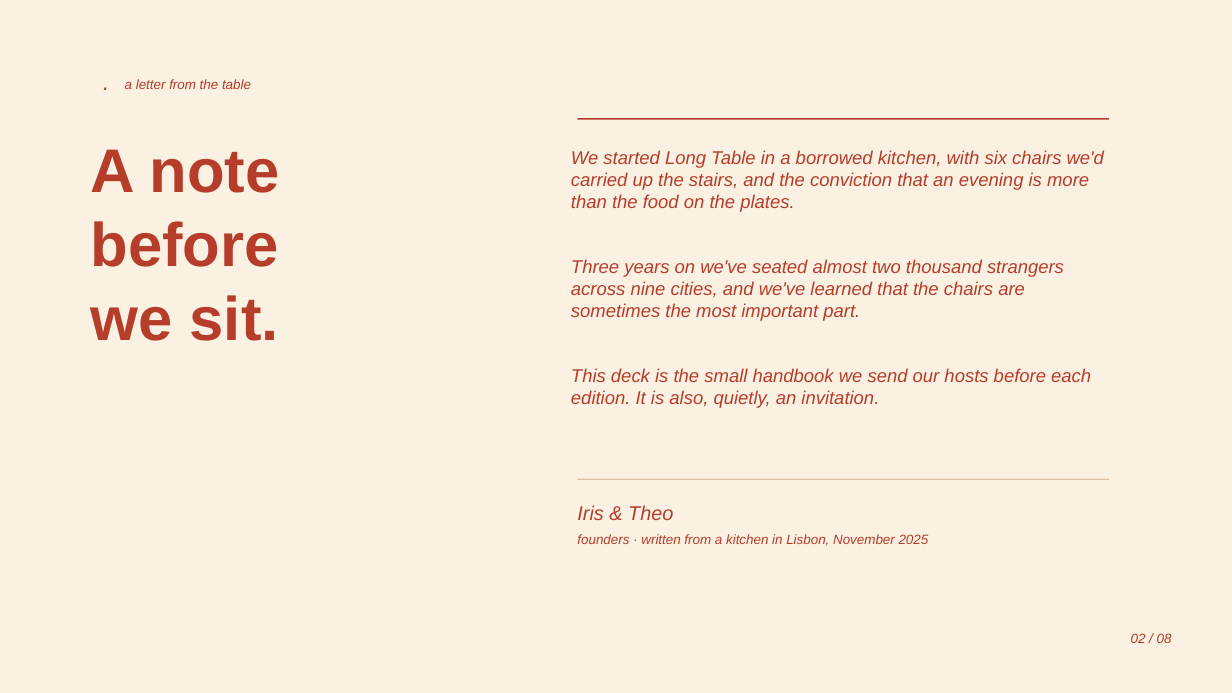
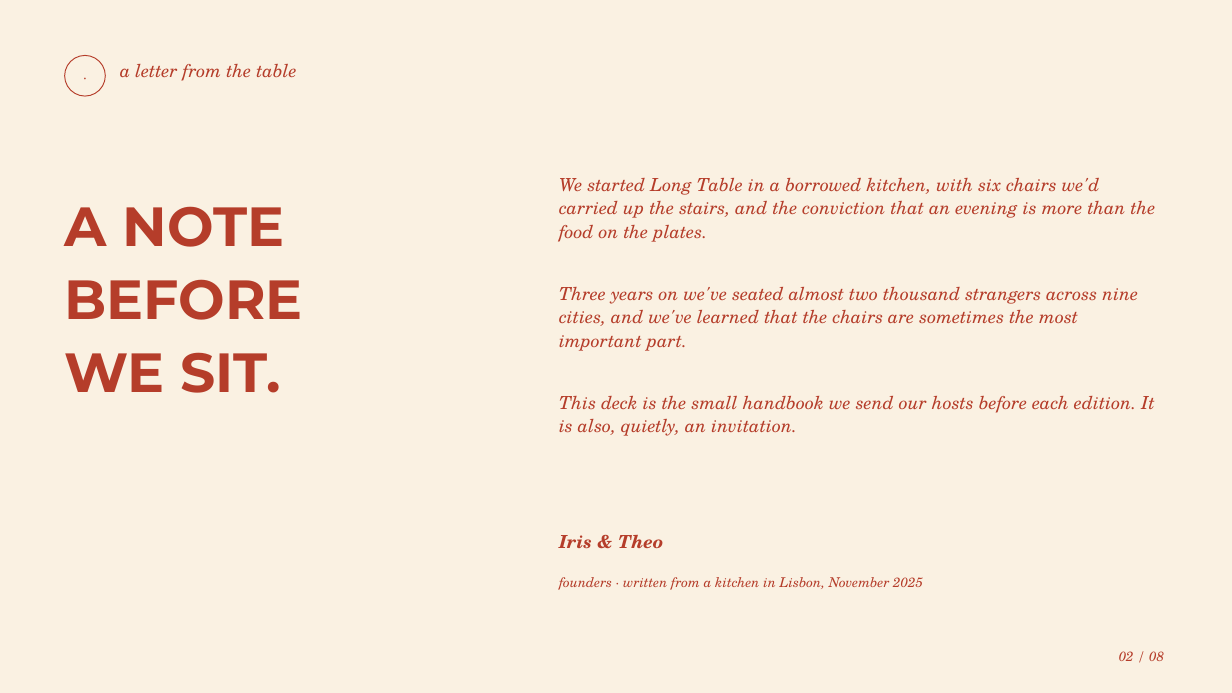
Before and after one commit to hustcer/pptx-nova, a slide deck: slide 2 of pptx-nova/assets/examples/long-table/deck.pptx. Drawn at 1232x693 pixels with LibreOffice and Linux fonts; fonts in the diff are those of the drawing. Boxes give left, top, right and bottom in pixels: in the first picture for what was removed or moved away, otherwise in the second. Text is boxed around its words. In the diff, an @@ line names an element or a change of style, - is before the commit and + after.

Commit message:
feat(pptx-nova): migrate Long Table to registered design contracts
- Replace the fixed generator with a 2.0 contract, intent, and registered
  execution family covering eight roles and fifteen bounded layouts.
- Add capacity checks, complete plans, native table readback, owned badge
  and capsule text, projected schemas, and focused regression coverage.
- Validate 45 canonical pages, six PowerPoint save/reopen cases, and four
  representative native edits; bind final outputs to reviewed candidates.
- Retire the old showcase and 41-issue baseline, publish candidate metadata,
  and document font, texture, table synchronization, and host boundaries.
- Clarify texture parity and dynamic slot capacity in deckkit-maker guidance;
  isolate readiness test fixtures from bundled catalog promotion state.

Validation:
- Repository tests: 514 passed, 38 opt-in integration tests skipped.
- Contract family regressions: 58 passed; shared benchmark: 19 cases passed.
- Long Table benchmark, required-live candidate readiness, slot consistency,
  projection checks, smoke, and strict public audit passed.
- Showcase regeneration check produced no differences.

```diff
--- a/pptx-nova/assets/examples/long-table/deck.pptx
+++ b/pptx-nova/assets/examples/long-table/deck.pptx
@@ ellipse "·": place and size @@
-ellipse "·" at [92, 72, 118, 98]
+ellipse "·" at [65, 55, 105, 96]
@@ ellipse "·" at [65, 55, 105, 96]: size 18 to 11 pt, font Arial to TeX Gyre Schola; line spacing 1 to 1.1; vertical alignment top to middle; outline none to #B53D2A 0.75 pt @@
@@ text "a letter from the table": place and size @@
-text "a letter from the table" at [125, 79, 251, 89]
+text "a letter from the table" at [120, 64, 297, 80]
@@ text "a letter from the table" at [120, 64, 297, 80]: size 10.5 to 14 pt, font Arial to TeX Gyre Schola; line spacing 1 to 1.1 @@
@@ rectangle removed at [578, 118, 1109, 119] @@
@@ text "We started Long Table in ...": place and size @@
-text "We started Long Table in ..." at [571, 150, 1104, 212]
+text "We started Long Table in ..." at [559, 178, 1156, 242]
@@ text at [65, 206, 303, 393]: text changed; size 48 to 43 pt; font Arial to Montserrat @@
-A note
-before
-we sit.
+A NOTE
+BEFORE
+WE SIT.
@@ size 14.4 to 14 pt, font Arial to TeX Gyre Schola; line spacing 1 to 1.1 in 3 elements at [559, 396, 1155, 436], [559, 178, 1156, 242], [559, 287, 1138, 351] @@
@@ text "Three years on we've seated ...": place and size @@
-text "Three years on we've seated ..." at [571, 259, 1064, 321]
+text "Three years on we've seated ..." at [559, 287, 1138, 351]
@@ text "This deck is the small ...": place and size @@
-text "This deck is the small ..." at [571, 368, 1091, 408]
+text "This deck is the small ..." at [559, 396, 1155, 436]
@@ rectangle removed at [578, 479, 1109, 480] @@
@@ text "Iris & Theo": place and size @@
-text "Iris & Theo" at [577, 505, 673, 520]
+text "Iris & Theo" at [559, 535, 663, 549]
@@ text "Iris & Theo" at [559, 535, 663, 549]: size 15.5 to 14 pt, font Arial to TeX Gyre Schola, bold on; line spacing 1 to 1.1 @@
@@ text "founders · written from a ..." at [559, 577, 923, 590]: font Arial to TeX Gyre Schola; line spacing 1 to 1.1 @@
@@ text "founders · written from a ...": place and size @@
-text "founders · written from a ..." at [577, 534, 929, 546]
+text "founders · written from a ..." at [559, 577, 923, 590]
@@ text "02 / 08": place and size @@
-text "02 / 08" at [1131, 633, 1172, 643]
+text "02 / 08" at [1119, 651, 1164, 661]
@@ text "02 / 08" at [1119, 651, 1164, 661]: font Arial to TeX Gyre Schola; line spacing 1 to 1.1 @@
```
Also in this commit, not shown: 7 other slides changed, 35 other files.
